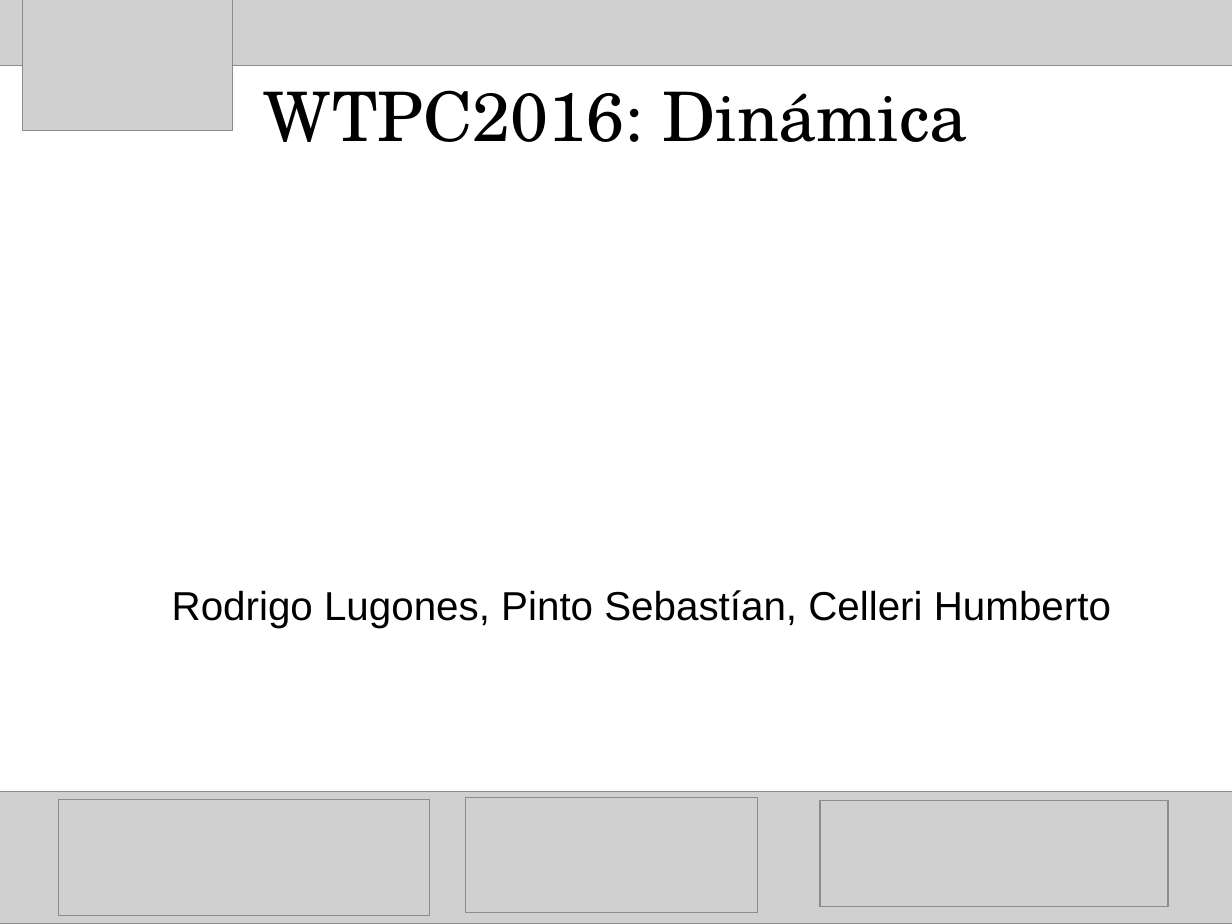
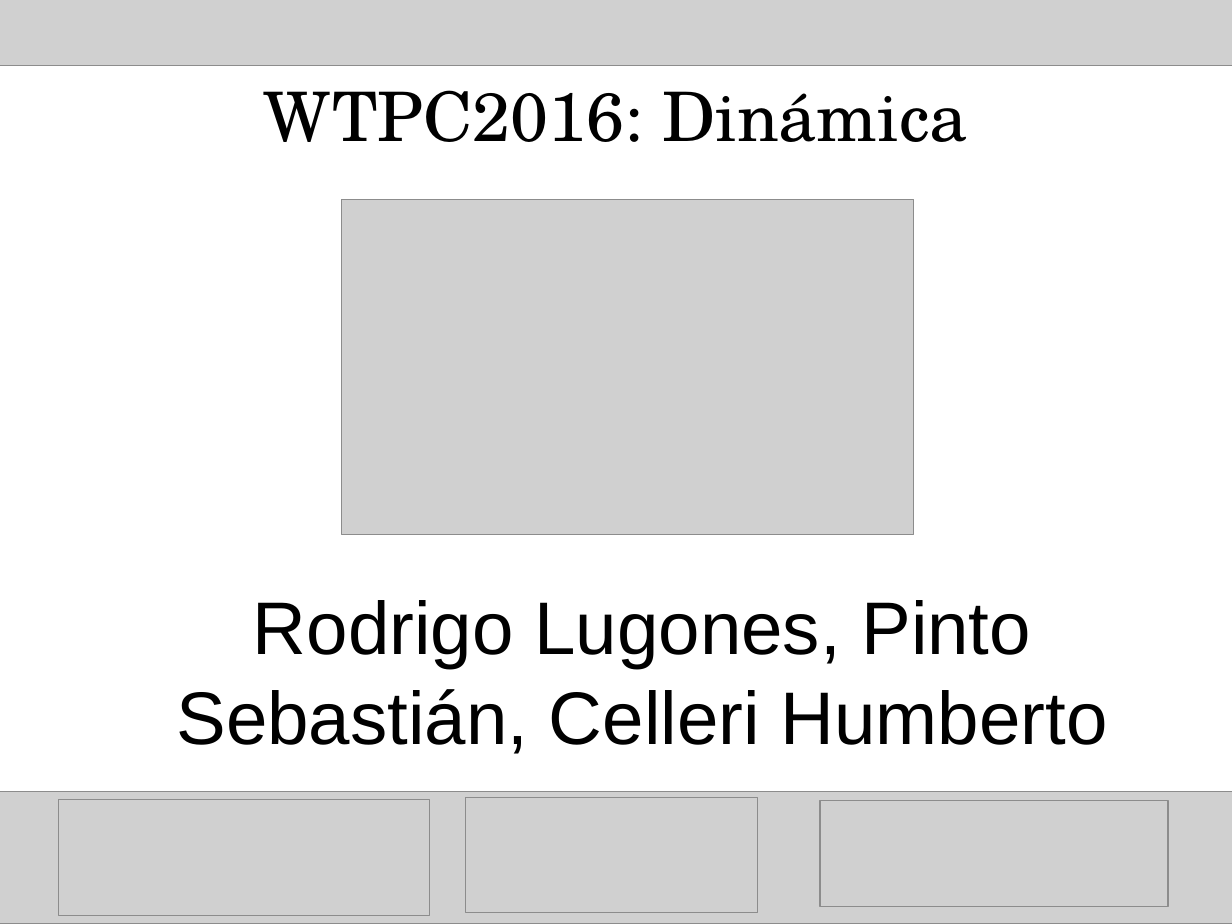
Before and after one commit to HumbertoCelleri/ljmd, a slide deck: slide 4 of presentacion/Presentacion.odp. Drawn at 1232x924 pixels with LibreOffice and Linux fonts; fonts in the diff are those of the drawing; grey boxes stand for pictures. Boxes give left, top, right and bottom in pixels: in the first picture for what was removed or moved away, otherwise in the second. Text is boxed around its words. In the diff, an @@ line names an element or a change of style, - is before the commit and + after.

```diff
--- a/presentacion/Presentacion.odp
+++ b/presentacion/Presentacion.odp
@@ picture: place and size @@
-picture at box(22, 0, 233, 130)
+picture at box(342, 199, 914, 534)
@@ text at box(176, 600, 1107, 754): text changed; size 26 to 48 pt @@
-Rodrigo Lugones, Pinto Sebastían, Celleri Humberto
+Rodrigo Lugones, Pinto Sebastián, Celleri Humberto
```
Also in this commit, not shown: 22 other slides changed, 5 slides added, 1 slide removed, 3 other files.
